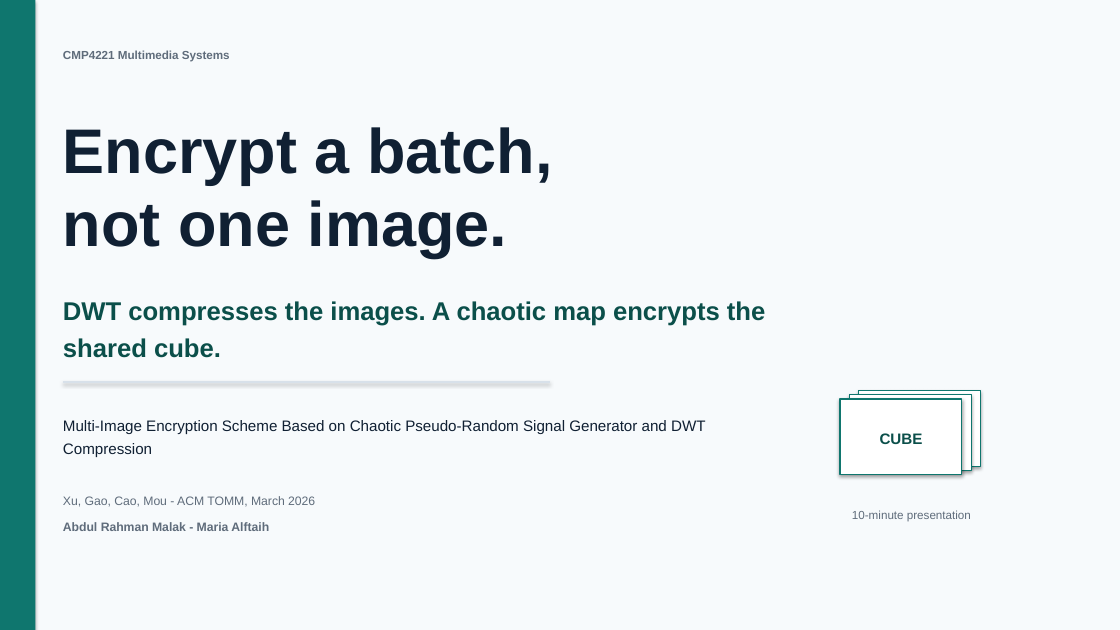
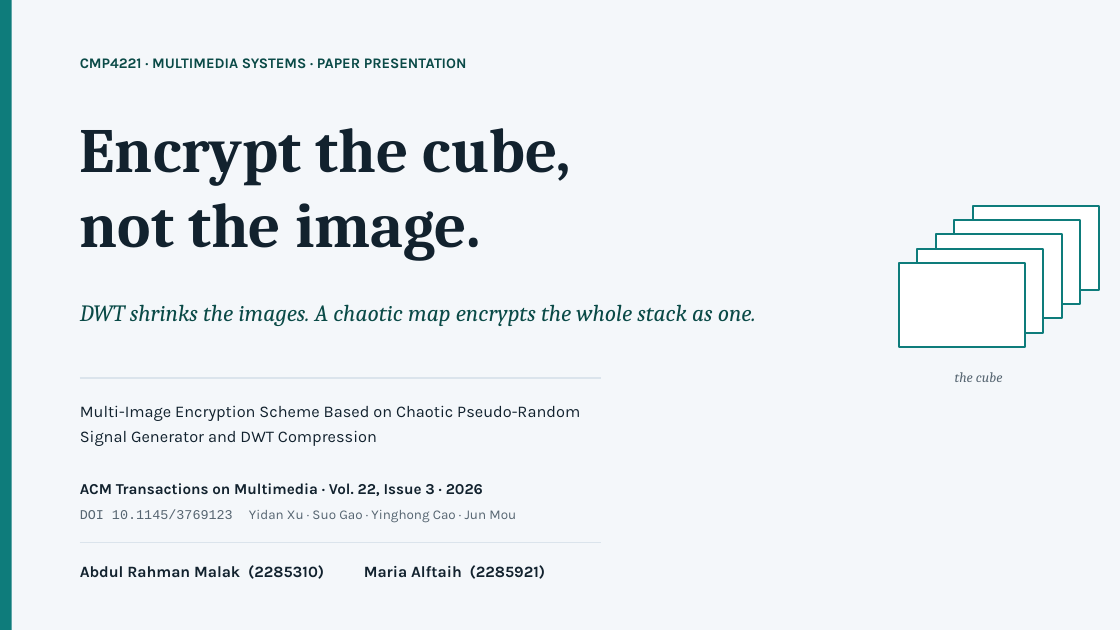
Before and after one commit to hoop-ai/cmp4221-dwt-encryption, a slide deck: slide 1 of FINAL/CMP4221 - DWT Encryption Presentation.pptx. Drawn at 1120x630 pixels with LibreOffice and Linux fonts; fonts in the diff are those of the drawing. Boxes give left, top, right and bottom in pixels: in the first picture for what was removed or moved away, otherwise in the second. Text is boxed around its words. In the diff, an @@ line names an element or a change of style, - is before the commit and + after.

Commit message:
Update final presentation and PDF

```diff
--- a/FINAL/CMP4221 - DWT Encryption Presentation.pptx
+++ b/FINAL/CMP4221 - DWT Encryption Presentation.pptx
@@ background #F7FAFC to #F4F7FA @@
@@ rectangle: place and size @@
-rectangle at (0,0,35,630)
+rectangle at (0,0,12,630)
@@ rectangle at (0,0,12,630): fill #0F766E to #0E7C7B; shadow off @@
@@ rectangle removed at (0,0,1120,630) @@
@@ text at (80,58,467,68): text changed; size 10 to 12.5 pt; font Arial to Karla; text colour #5F6C7B to #0A4A47 @@
-CMP4221 Multimedia Systems
+CMP4221 · MULTIMEDIA SYSTEMS · PAPER PRESENTATION
@@ text at (80,128,572,261): text changed; font Arial to Cambria; text colour #102033 to #12222E @@
-Encrypt a batch,
-not one image.
+Encrypt the cube,
+not the image.
@@ rectangle: place and size @@
-rectangle at (849,395,971,471)
+rectangle at (973,206,1099,290)
@@ rectangle at (973,206,1099,290): outline #0F766E 0.75 pt to #0E7C7B 1.7 pt; shadow off @@
@@ rectangle added at (936,234,1062,318), fill #FFFFFF, outline #0E7C7B 1.7 pt @@
@@ rectangle: place and size @@
-rectangle at (840,399,962,475)
+rectangle at (954,220,1081,304)
@@ rectangle at (954,220,1081,304): outline #0F766E 1.2 pt to #0E7C7B 1.7 pt; shadow off @@
@@ rectangle added at (899,263,1025,347), fill #FFFFFF, outline #0E7C7B 1.7 pt @@
@@ rectangle added at (918,249,1044,333), fill #FFFFFF, outline #0E7C7B 1.7 pt @@
@@ text at (80,304,756,326): text changed; size 22 to 20 pt; font Arial to Cambria; text colour #0B4F4A to #0A4A47; bold off; italic on @@
-DWT compresses the images. A chaotic map encrypts the shared cube.
+DWT shrinks the images. A chaotic map encrypts the whole stack as one.
@@ line moved from (63, 382) - (550, 382) to (80, 378) - (601, 378) @@
@@ line (80, 378) - (601, 378): stroke #D8E1EA 1.3 pt to #DBE4EC 1.3 pt @@
@@ text at (955,372,1003,382): text changed; size 13 to 12 pt; font Arial to Cambria; text colour #0B4F4A to #566571; bold off; italic on @@
-CUBE
+the cube
@@ text at (80,406,580,446): text changed; size 13 to 14 pt; font Arial to Karla; text colour #102033 to #12222E @@
-Multi-Image Encryption Scheme Based on Chaotic Pseudo-Random Signal Generator and DWT Compression
+Multi-Image Encryption Scheme Based on Chaotic Pseudo-Random
+Signal Generator and DWT Compression
@@ rectangle removed at (859,391,981,466) @@
@@ text added at (80,483,483,496), 13 pt, text #12222E, bold @@
+ACM Transactions on Multimedia · Vol. 22, Issue 3 · 2026
@@ text at (80,510,516,523): text changed; size 10.5 to 11.5 pt; font Arial to Karla; text colour #5F6C7B to #566571 @@
-Xu, Gao, Cao, Mou - ACM TOMM, March 2026
+DOI 10.1145/3769123 Yidan Xu · Suo Gao · Yinghong Cao · Jun Mou
@@ text removed at (852,510,971,521) @@
-10-minute presentation
@@ text at (80,565,545,579): text changed; size 10.5 to 13.5 pt; font Arial to Karla; text colour #5F6C7B to #12222E @@
-Abdul Rahman Malak - Maria Alftaih
+Abdul Rahman Malak (2285310) Maria Alftaih (2285921)
@@ line added from (80, 543) to (601, 543), #DBE4EC 1 pt @@
```
Also in this commit, not shown: 34 slides added, 9 slides removed, 1 other file.
